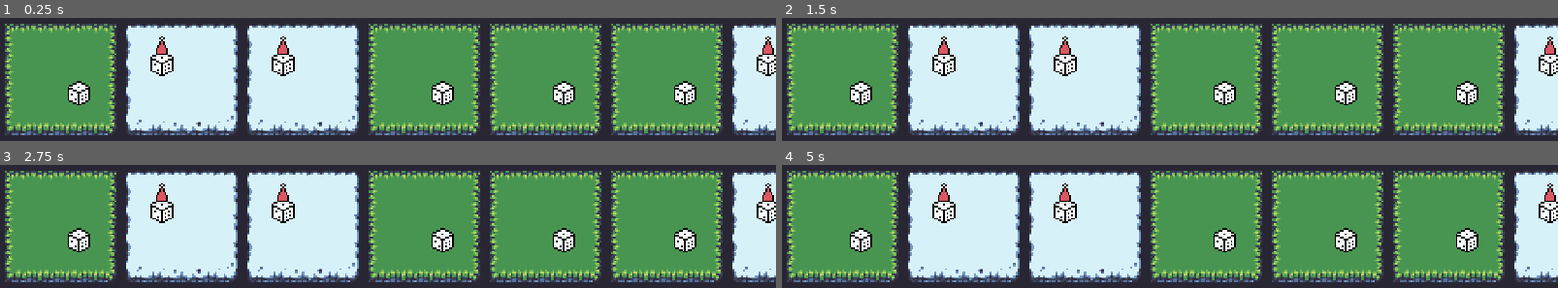
Above: before the commit, frames 1-4 (two rows, left to right).
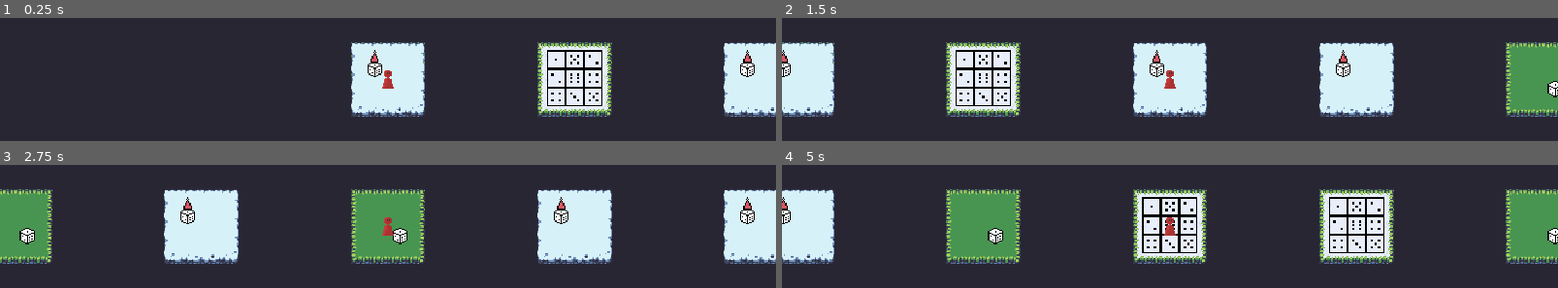
Above: after the commit, the same moments.

Repository: whoisEllie/GMTKJam_2022
Game: Godot game, scene res://Levels/BoardGameScene.tscn
Same seed, same stepped clock (60 frames per second), same inputs: the game is played once before the commit and once after it. This scene is started directly instead of the project's main scene.
Inputs (mouse positions are in pixels of both pictures, inside the frame that each line leads up to):
- Up to frame 1 (0.25 s): no input
- Up to frame 2 (1.5 s): tap Enter (ui_accept) at 0.5 s; move the mouse to (1340, 57) at 0.52 s; hold D (move_right) 0.53-1.28 s; hold Enter (ui_accept) 0.53-1.28 s; move the mouse to (1014, 101) at 1.27 s; hold S (move_down) from 1.28 s (still down); click (1014, 101) at 1.35 s
- Up to frame 3 (2.75 s): tap Enter (ui_accept) at 1.52, 1.55, 1.82 s; move the mouse to (outside the picture) at 2.02 s; release S (move_down) at 2.03 s; hold D (move_right) from 2.03 s (still down); hold Enter (ui_accept) from 2.03 s (still down)
- Up to frame 4 (5 s): move the mouse to (outside the picture) at 2.77 s; release D (move_right) at 2.78 s; release Enter (ui_accept) at 2.78 s; hold W (move_up) 2.78-3.53 s; click (outside the picture) at 2.85 s; tap Enter (ui_accept) at 3.02, 3.05, 3.32, 4.52, 4.55, 4.82 s; move the mouse to (outside the picture) at 3.52 s; hold Enter (ui_accept) 3.53-4.28 s; hold A (move_left) from 3.53 s (still down); move the mouse to (outside the picture) at 4.27 s; click (outside the picture) at 4.35 s

The runs differ from the first frame. In frame 1, 79% of the frame differs, in the area x 0-100%, y 4-96%; in frame 2, 79%; in frame 3, 71%; in frame 4, 82%.

Commit message:
more art + working tile gen

Diff:
--- a/DiceIt/Levels/BoardGameGenerator.gd
+++ b/DiceIt/Levels/BoardGameGenerator.gd
@@ -1,55 +1,65 @@
 extends Area2D
 
-const TILE_AMOUNT = 10
+const TILE_AMOUNT = 100
 const OFFSET = 160
 const START_OFFSET = 80
 const TILE_SIZE = 70
 # Declare member variables here. Examples:
+var tileIDs = []
 var tiles = []
-var objects_dict = {0: "Grass", 1: "Snow"}
+
+var objects_dict = {0: "Grass", 1: "Snow", 2: "Random"}
 var grass_texture
 var snow_texture
+var randomblock_texture
+var finish_texture
+var start_texture
 
 
 # Called when the node enters the scene tree for the first time.
 func _ready():
 	# generates random array of tiles for the playing board
+	var start_sprite = Sprite.new()
+	add_child(start_sprite)
+	start_texture = preload("res://Assets/Start-Block.png")
+	start_sprite.set_texture(start_texture)
+	start_sprite.set_scale(Vector2(1, 1))
+	start_sprite.position = Vector2(START_OFFSET, ProjectSettings.get_setting("display/window/size/height")/2)
+
+
+
 	for i in range (TILE_AMOUNT):
-		tiles.append(randi() % 2)
-		print(objects_dict[tiles[i]])
-		if tiles[i] == 0:
-			var grass_block = RectangleShape2D.new()
-			grass_block.set_extents(Vector2(TILE_SIZE, TILE_SIZE))
-			var collision = CollisionShape2D.new()
-			collision.set_shape(grass_block)
-			collision.position = Vector2(START_OFFSET + (OFFSET * i), ProjectSettings.get_setting("display/window/size/height")/2)
-			print(String(OFFSET * i))
-			add_child(collision)
-
+		tileIDs.append(randi() % 3)
+		print(objects_dict[tileIDs[i]])
+		if tileIDs[i] == 0:
 			var grass_sprite = Sprite.new()
 			add_child(grass_sprite)
 			grass_texture = preload("res://Assets/grass.png")
 			grass_sprite.set_texture(grass_texture)
-			grass_sprite.set_scale(Vector2(2.3, 2.3))
-			grass_sprite.position = Vector2(START_OFFSET + (OFFSET * i), ProjectSettings.get_setting("display/window/size/height")/2)
+			grass_sprite.set_scale(Vector2(1, 1))
+			grass_sprite.position = Vector2(START_OFFSET + (OFFSET * tiles.size()), ProjectSettings.get_setting("display/window/size/height")/2)
+			tiles.append(grass_sprite)
 
 
-		if tiles[i] == 1:
-			var snow_block = RectangleShape2D.new()
-			snow_block.set_extents(Vector2(TILE_SIZE, TILE_SIZE))
-			var collision = CollisionShape2D.new()
-			collision.set_shape(snow_block)
-			collision.position = Vector2(START_OFFSET + (OFFSET * i), ProjectSettings.get_setting("display/window/size/height")/2)
-			print(String(OFFSET * i))
-			add_child(collision)
-
+		if tileIDs[i] == 1:
 			var snow_sprite = Sprite.new()
 			add_child(snow_sprite)
 			snow_texture = preload("res://Assets/snow.png")
 			snow_sprite.set_texture(snow_texture)
-			snow_sprite.set_scale(Vector2(2.3, 2.3))
-			snow_sprite.position = Vector2(START_OFFSET + (OFFSET * i), ProjectSettings.get_setting("display/window/size/height")/2)
+			snow_sprite.set_scale(Vector2(1, 1))
+			snow_sprite.position = Vector2(START_OFFSET + (OFFSET * tiles.size()), ProjectSettings.get_setting("display/window/size/height")/2)
+			tiles.append(snow_sprite)
 
+		if tileIDs[i] == 2:
+			var randomblock_sprite = Sprite.new()
+			add_child(randomblock_sprite)
+			randomblock_texture = preload("res://Assets/Random-Block.png")
+			randomblock_sprite.set_texture(randomblock_texture)
+			randomblock_sprite.set_scale(Vector2(1, 1))
+			randomblock_sprite.position = Vector2(START_OFFSET + (OFFSET * tiles.size()), ProjectSettings.get_setting("display/window/size/height")/2)
+			tiles.append(randomblock_sprite)
+
+	print(tiles)
 
 # Called every frame. 'delta' is the elapsed time since the previous frame.
 #func _process(delta):
--- a/DiceIt/Levels/BoardGameScene.gd
+++ b/DiceIt/Levels/BoardGameScene.gd
@@ -1,14 +1,33 @@
 extends Node2D
 
-
+var active_tile = 0
 
 
 # Called when the node enters the scene tree for the first time.
 func _ready():
-	pass
-
+	yield(get_tree(), "idle_frame")
+	$BoardGamePlayer.transform = $Area2D.tiles[0].get_transform()
+	roll_dice(3)
 
 
 # Called every frame. 'delta' is the elapsed time since the previous frame.
 #func _process(delta):
 #	pass
+
+func _input(event):
+	if event.is_action_pressed("ui_accept"):
+		active_tile = active_tile + 1
+		if range($Area2D.tiles.size()).has(active_tile):
+			$BoardGamePlayer.transform = $Area2D.tiles[active_tile].get_transform()
+		else:
+			print("finished")
+
+
+func roll_dice(amount):
+	var spaces_to_move = 0
+	for i in range (amount):
+		var add = int(rand_range(1, 7))
+		spaces_to_move += add
+		print(String(add))
+	print("Added random " + String(spaces_to_move))
+	return spaces_to_move
--- a/DiceIt/Levels/BoardGameScene.tscn
+++ b/DiceIt/Levels/BoardGameScene.tscn
@@ -1,10 +1,13 @@
-[gd_scene load_steps=3 format=2]
+[gd_scene load_steps=4 format=2]
 
 [ext_resource path="res://Levels/BoardGameScene.gd" type="Script" id=1]
 [ext_resource path="res://Levels/BoardGameGenerator.gd" type="Script" id=2]
+[ext_resource path="res://Player/BoardGamePlayer.tscn" type="PackedScene" id=3]
 
 [node name="Node2D" type="Node2D"]
 script = ExtResource( 1 )
 
 [node name="Area2D" type="Area2D" parent="."]
 script = ExtResource( 2 )
+
+[node name="BoardGamePlayer" parent="." instance=ExtResource( 3 )]
--- /dev/null
+++ b/DiceIt/Player/BoardGamePlayer.gd
@@ -0,0 +1,16 @@
+extends Node2D
+
+
+# Declare member variables here. Examples:
+# var a = 2
+# var b = "text"
+
+
+# Called when the node enters the scene tree for the first time.
+func _ready():
+	$Sprite.set_scale(Vector2(1, 1))
+
+
+# Called every frame. 'delta' is the elapsed time since the previous frame.
+#func _process(delta):
+#	pass
--- /dev/null
+++ b/DiceIt/Player/BoardGamePlayer.tscn
@@ -0,0 +1,14 @@
+[gd_scene load_steps=3 format=2]
+
+[ext_resource path="res://Assets/BoardGameChar.png" type="Texture" id=1]
+[ext_resource path="res://Player/BoardGamePlayer.gd" type="Script" id=2]
+
+[node name="BoardGamePlayer" type="Node2D"]
+script = ExtResource( 2 )
+
+[node name="Sprite" type="Sprite" parent="."]
+texture = ExtResource( 1 )
+
+[node name="Camera2D" type="Camera2D" parent="."]
+current = true
+zoom = Vector2( 0.65, 0.65 )
Binary file added: DiceIt/Assets/BoardGameChar.png
Not shown, added: DiceIt/Assets/BoardGameChar.png.import
Binary file added: DiceIt/Assets/Finish-Block.png
Not shown, added: DiceIt/Assets/Finish-Block.png.import
Binary file added: DiceIt/Assets/Random-Block.png
Not shown, added: DiceIt/Assets/Random-Block.png.import
Binary file added: DiceIt/Assets/Start-Block.png
Not shown, added: DiceIt/Assets/Start-Block.png.import
Not shown, changed: DiceIt/Assets/.DS_Store
